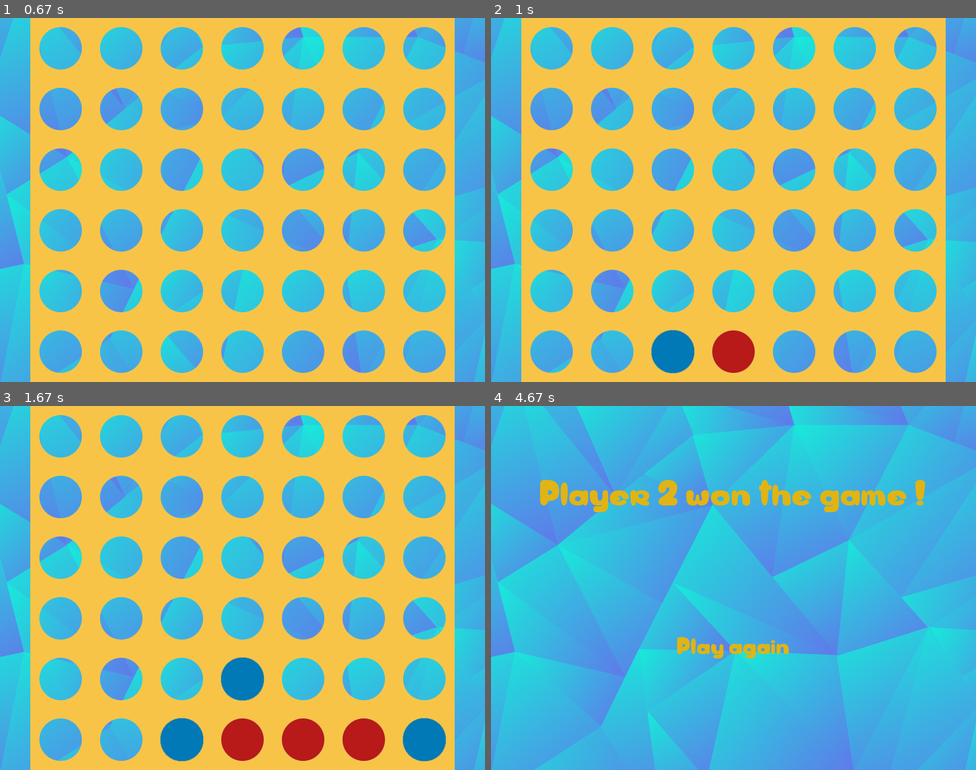
Above: before the commit, frames 1-4 (two rows, left to right).
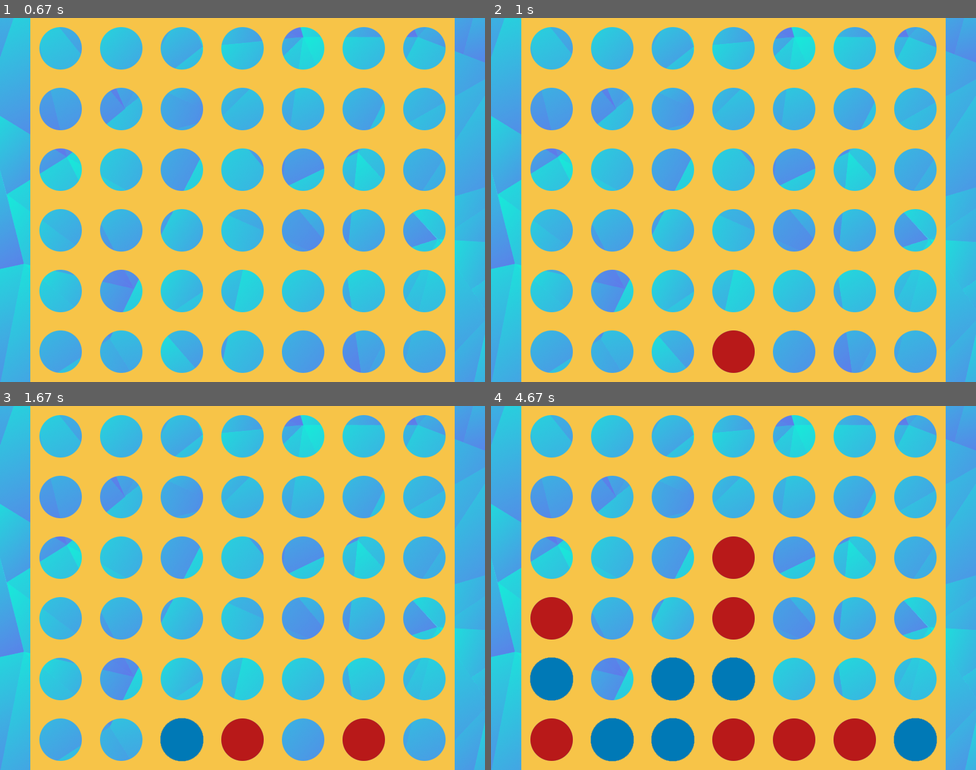
Above: after the commit, the same moments.

Repository: suchiz/Era-Connect4
Game: pygame game, started from src/main.py
Same seed, same stepped clock (60 frames per second), same inputs: the game is played once before the commit and once after it.
Inputs (mouse positions are in pixels of both pictures, inside the frame that each line leads up to):
- Up to frame 1 (0.67 s): press the mouse at (242, 291) at 0.37 s; move the mouse to (247, 298) at 0.47 s; release the mouse at (257, 309) at 0.6 s
- Up to frame 2 (1 s): press the mouse at (733, 291) at 0.7 s; move the mouse to (651, 181) at 0.8 s; release the mouse at (573, 72) at 0.93 s
- Up to frame 3 (1.67 s): click (344, 540) at 1.07 s; click (300, 562) at 1.55 s
- Up to frame 4 (4.67 s): move the mouse to (558, 606) at 1.9 s; click (558, 606) at 2.2 s; click (757, 504) at 3.57 s; click (554, 577) at 3.87 s; move the mouse to (704, 555) at 4.13 s; click (704, 555) at 4.35 s

Frame 1 is identical in both runs. In frame 2, 0.9% of the frame differs, in the area x 33-42%, y 85-98%; in frame 3, 2.5%; in frame 4, 67%, in the area x 6-94%, y 0-100%.

Commit message:
Ai coin drop delay

Diff:
--- a/src/connect4.py
+++ b/src/connect4.py
@@ -18,7 +18,7 @@
         return False
 
     def add_token2(self, col):
-        if self.turn%2 == 1:
+        if self.turn % 2 == 1:
             player = 1
         else:
             player = 2
--- a/src/main.py
+++ b/src/main.py
@@ -36,7 +36,9 @@
             gameUI.clickEventManagement(mousePos)
 
     if board.turn % 2 == AI and board.AIgame is True and not board.gameover:
+        pygame.display.flip()
         col = random.randint(0, board.COLS-1)
+        pygame.time.wait(500)
         gameUI.displayCoin2(col)
         if board.check_win2():
             board.gameOver()
